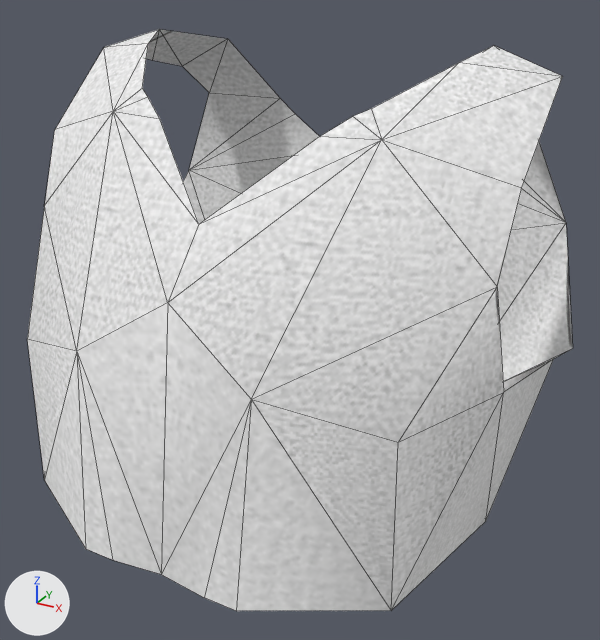
The glTF model Models/garments/CropTop.glb: old version first, new version second.
Before and after are seen from a camera (50 mm lens) standing at (3.44, -6.23, 20.37) and looking at (0.22, -0.38, 17.44). Arrows for +X, +Y and +Z are at lower left; the lights stay in place. The first picture is the older version. Mesh edges are drawn as thin lines. Vertices at exactly the same position are counted once.

The older version as bpy lines, for what is in view:
```python
me_basicshirt_001 = bpy.data.meshes.new('BasicShirt.001')
me_basicshirt_001.from_pydata(...)  # 62 vertices, 76 faces; spans x -2.37..2.37, y -2.28..1.44, z 15.47..19.75
me_basicshirt_001.materials.append(mat_material_0_004)  # picture img_grained3d
ob_croptop = bpy.data.objects.new('CropTop', me_basicshirt_001)
ob_croptop.location = (0.0, 0.0, 0.0)
```
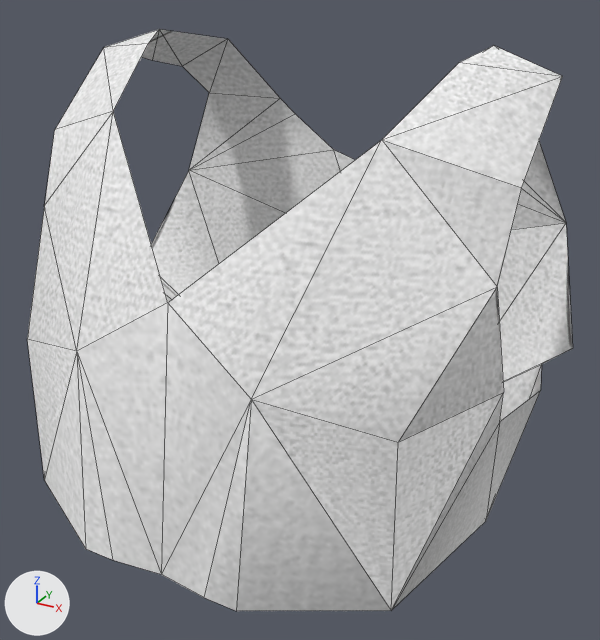
The change, as a diff of the scene's bpy script:
```diff
--- a/Models/garments/CropTop.glb.py
+++ b/Models/garments/CropTop.glb.py
@@ me_basicshirt_001 @@
 # used by ob_croptop; location = (0.0, 0.0, 0.0)
-me_basicshirt_001.from_pydata(...)  # 62 vertices, 76 faces; spans x -2.37..2.37, y -2.28..1.44, z 15.47..19.75
+me_basicshirt_001.from_pydata(...)  # 61 vertices, 70 faces; spans x -2.37..2.37, y -2.28..1.44, z 15.47..19.75
+# me_basicshirt_001 part 1
+# 1 vertex is removed from x -2.26, y 0.4, z 17.21
+# 4 faces are deleted
+# 4 vertices are added at (-2.16, 0.45, 17.11), (-2.16, 0.45, 17.11), (-2.2, 0.33, 16.93), (-2.13, -0.7, 17.13)
+# 6 new faces join them
+# me_basicshirt_001 part 2
+# 7 vertices are removed from x -1.01..1.01, y -1.49..-0.78, z 18.58..19.38
+# 10 faces are deleted
+# me_basicshirt_001 part 3
+# 1 vertex is removed from x 2.26, y 0.4, z 17.21
+# 4 faces are deleted
+# 4 vertices are added at (2.13, -0.7, 17.13), (2.16, 0.45, 17.11), (2.16, 0.45, 17.11), (2.2, 0.33, 16.93)
+# 6 new faces join them
 me_basicshirt_001.materials.append(mat_material_0_004)
```

What differs and where, as boxes (x1, y1, x2, y2) in the pictures (600 x 640 px; the box of a moved part takes in the faces that stretch with it):
part 1 of me_basicshirt_001, moved or reshaped (not visible before)
    after: (161, 278, 179, 303)
part 2 of me_basicshirt_001, deleted
    before: (113, 45, 458, 303)
part 3 of me_basicshirt_001, moved or reshaped
    both: (392, 349, 571, 609)
